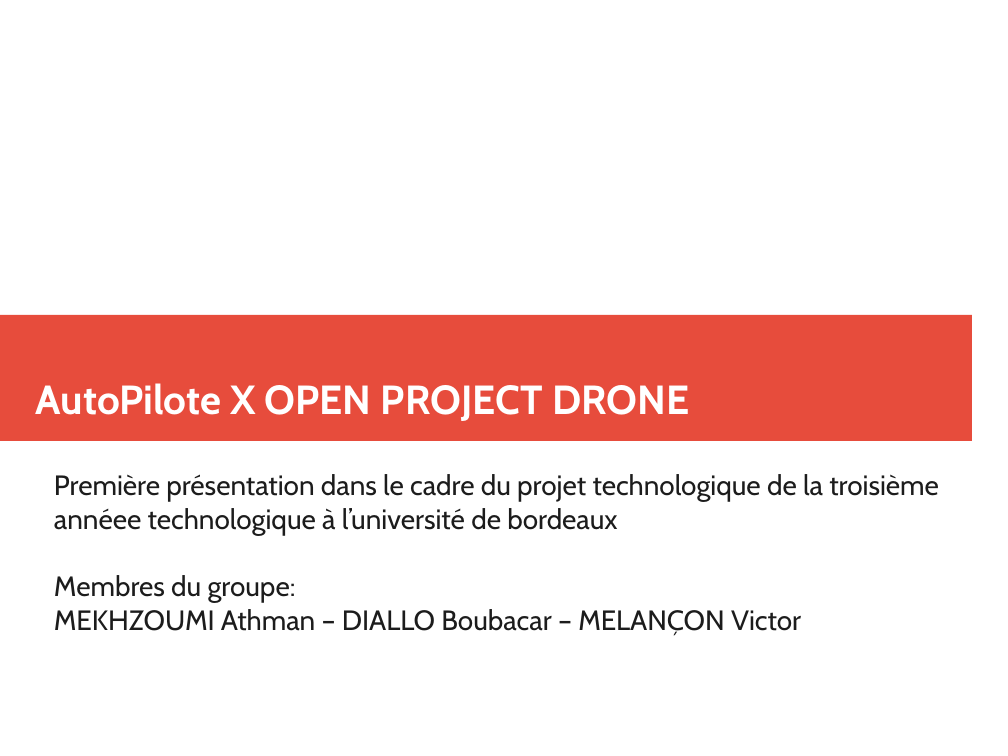
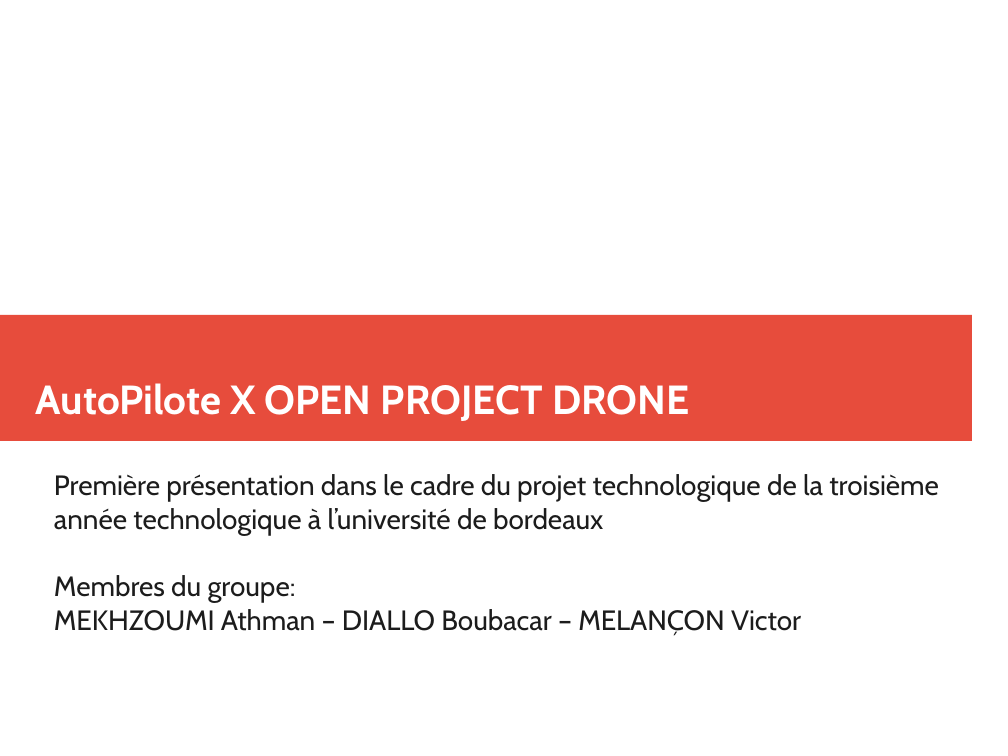
Before and after one commit to athmanmekh/AuttoPIlote-X-OPEN-PILOT, a slide deck: slide 1 of presentation/diapoPresentation.odp. Drawn at 1008x756 pixels with LibreOffice and Linux fonts; fonts in the diff are those of the drawing. Boxes give left, top, right and bottom in pixels: in the first picture for what was removed or moved away, otherwise in the second. Text is boxed around its words. In the diff, an @@ line names an element or a change of style, - is before the commit and + after.

```diff
--- a/presentation/diapoPresentation.odp
+++ b/presentation/diapoPresentation.odp
@@ subtitle at [54, 474, 939, 536]: text changed @@
-Première présentation dans le cadre du projet technologique de la troisième annéee technologique à l’université de bordeaux
+Première présentation dans le cadre du projet technologique de la troisième année technologique à l’université de bordeaux
```
Also in this commit, not shown: 13 other slides changed.
